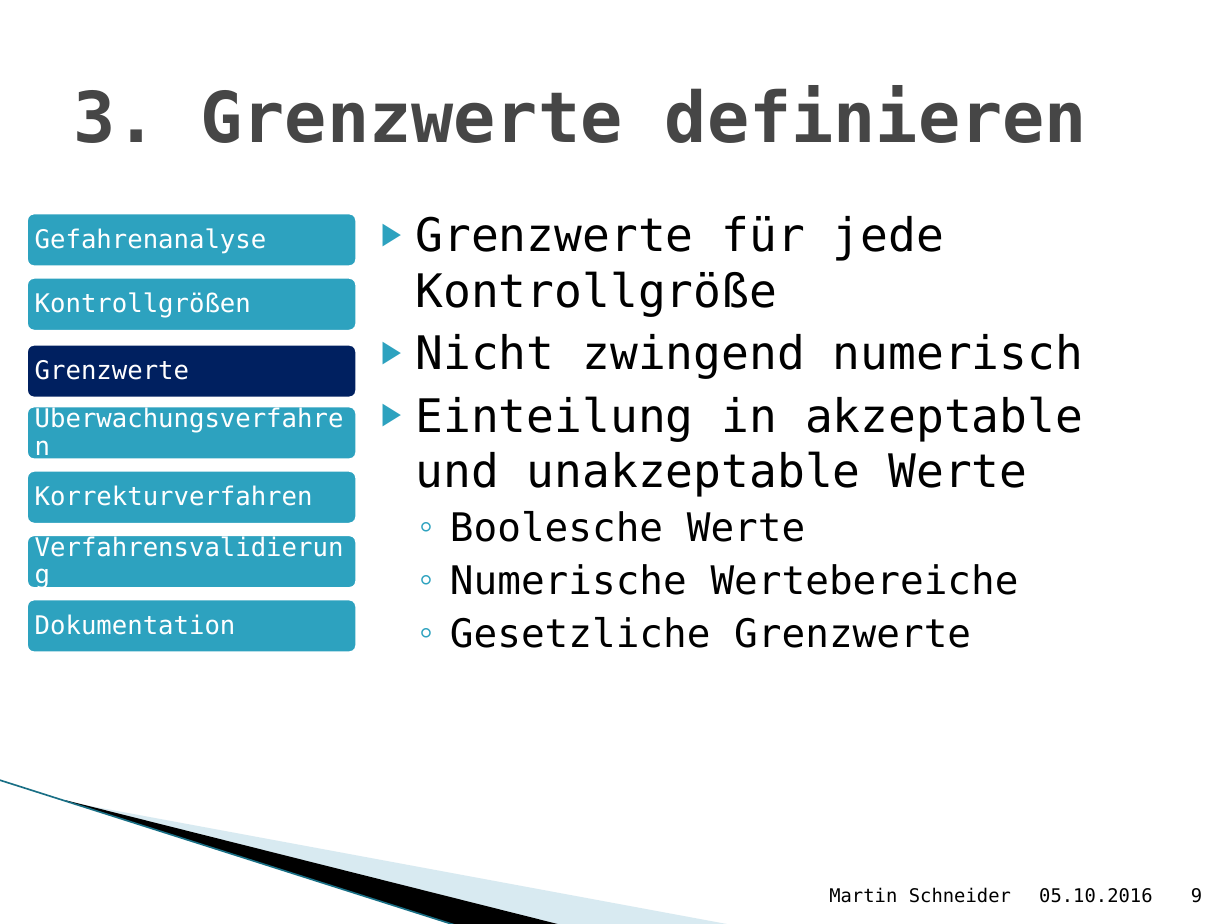
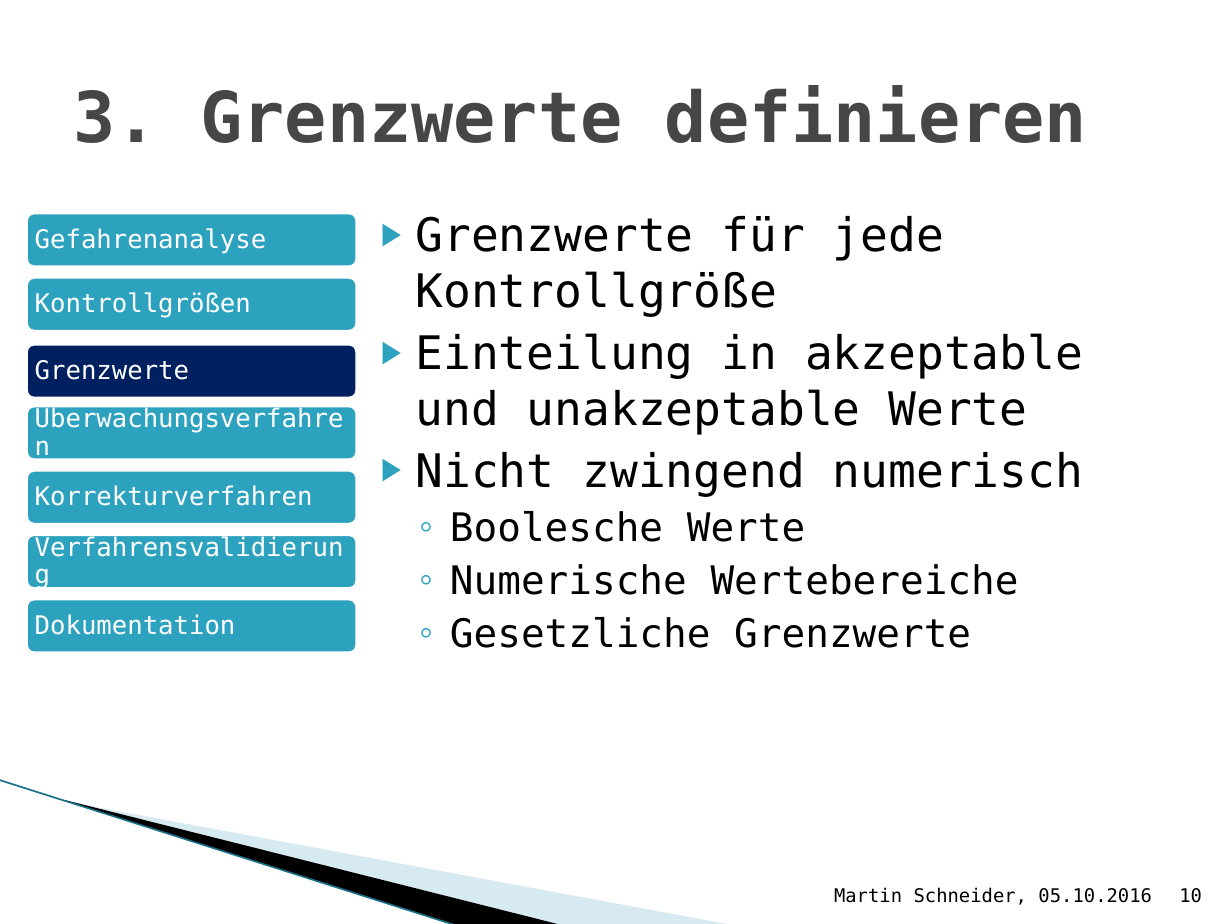
Before and after one commit to Bondzio/Stuff, a slide deck: slide 10 of Recht Vortrag.pptx (slide 9 before the commit). Drawn at 1232x924 pixels with LibreOffice and Linux fonts; fonts in the diff are those of the drawing; background and template pictures are left out. Boxes give left, top, right and bottom in pixels: in the first picture for what was removed or moved away, otherwise in the second. Text is boxed around its words. In the diff, an @@ line names an element or a change of style, - is before the commit and + after.

```diff
--- a/Recht Vortrag.pptx
+++ b/Recht Vortrag.pptx
@@ text at box(415, 333, 1083, 435): paragraph added @@
+▶ Einteilung in akzeptable und unakzeptable Werte
@@ text at box(415, 396, 1083, 497): paragraph removed @@
-▶ Einteilung in akzeptable und unakzeptable Werte
@@ text at box(834, 887, 1152, 905): text changed @@
-Martin Schneider
+Martin Schneider, 05.10.2016
@@ page number at box(1179, 888, 1202, 903): text changed @@
-9
+10
```
Also in this commit, not shown: 14 other slides changed, 3 slides added, 4 other files.
